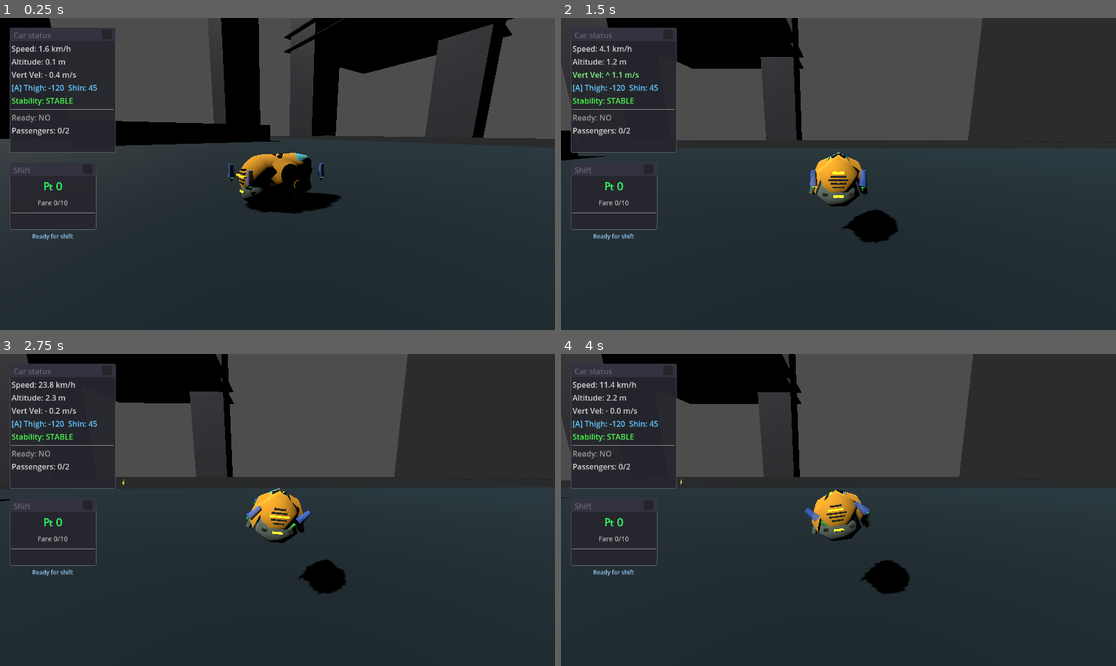
Above: before the commit, frames 1-4 (two rows, left to right).
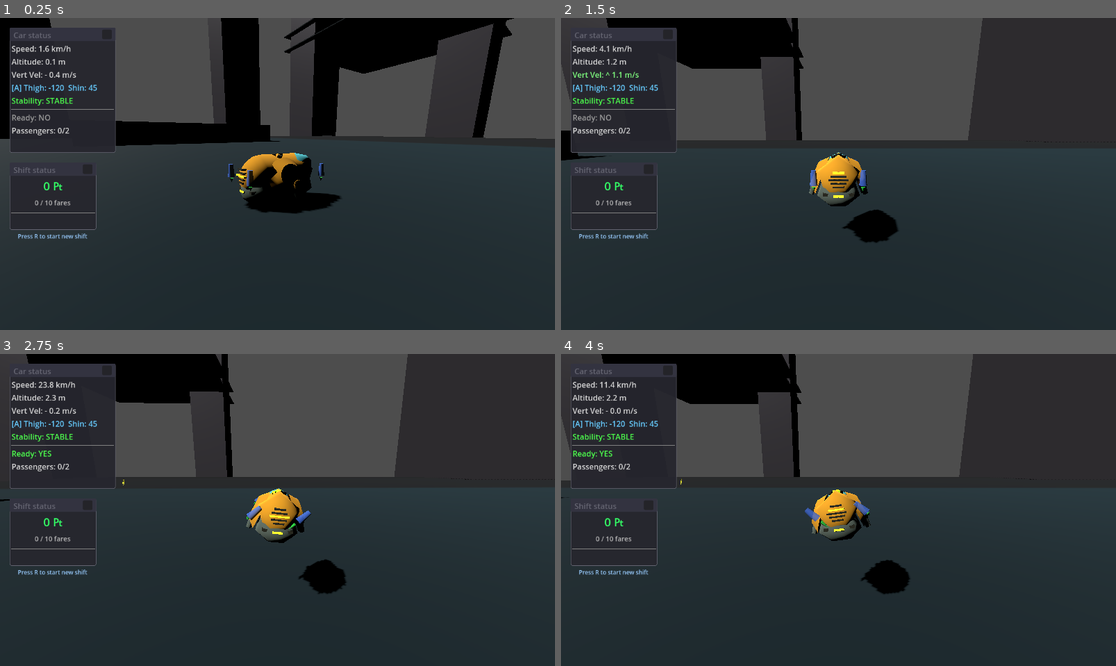
Above: after the commit, the same moments.

Repository: TaxiService/fcar
Game: Godot game, scene res://main.tscn
The game is run twice, just before and just after one commit, with the same random seed, the same clock (stepped at 60 frames per second) and the same inputs. The engine's default icon, where the game draws it, is replaced by a stand-in: a white triangle on a blue panel in a dark square.
Inputs (mouse positions are in pixels of both pictures, inside the frame that each line leads up to):
- Up to frame 1 (0.25 s): no input
- Up to frame 2 (1.5 s): tap R (toggle_ready_for_fares, bound only after the commit) at 0.5, 1.25 s; drag from (622, 89) to (894, 105) at 0.52 s; drag from (616, 195) to (810, 236) at 1.27 s
- Up to frame 3 (2.75 s): tap R (toggle_ready_for_fares, bound only after the commit) at 2 s; move the mouse to (333, 441) at 2.02 s; hold D (strafe_right) from 2.03 s (still down); tap Y (eject_passengers, bound only before the commit) at 2.1 s
- Up to frame 4 (4 s): release D (strafe_right) at 2.75 s; tap R (toggle_ready_for_fares, bound only after the commit) at 2.75, 3.5 s; drag from (810, 572) to (672, 463) at 2.77 s; move the mouse to (1005, 556) at 3.52 s; hold A (strafe_left) from 3.53 s (still down); tap Ctrl (toggle_com_compensation) at 3.6 s; tap Space (jump) at 3.77 s

The runs differ from the first frame. In frame 1, 0.3% of the frame differs, in the area x 3-16%, y 48-72%; in frame 2, 0.3%; in frame 3, 0.4%, in the area x 2-52%, y 30-72%; in frame 4, 0.4%.

Commit message:
rebound T,Y to R,T; tweaked text in scorewindow

Diff:
--- a/project.godot
+++ b/project.godot
@@ -87,12 +87,12 @@
 }
 toggle_ready_for_fares={
 "deadzone": 0.5,
-"events": [Object(InputEventKey,"resource_local_to_scene":fa …(141 unchanged characters)… ":false,"keycode":0,"physical_keycode":84,"key_label":0,"unicode":116,"location":0,"echo":false,"script":null)
+"events": [Object(InputEventKey,"resource_local_to_scene":fa …(141 unchanged characters)… ":false,"keycode":0,"physical_keycode":82,"key_label":0,"unicode":114,"location":0,"echo":false,"script":null)
 ]
 }
 eject_passengers={
 "deadzone": 0.5,
-"events": [Object(InputEventKey,"resource_local_to_scene":fa …(141 unchanged characters)… ":false,"keycode":0,"physical_keycode":89,"key_label":0,"unicode":121,"location":0,"echo":false,"script":null)
+"events": [Object(InputEventKey,"resource_local_to_scene":fa …(141 unchanged characters)… ":false,"keycode":0,"physical_keycode":84,"key_label":0,"unicode":116,"location":0,"echo":false,"script":null)
 ]
 }
 toggle_ui={
--- a/ui/ScoreWindow.gd
+++ b/ui/ScoreWindow.gd
@@ -3,7 +3,7 @@
 
 # Score display window for shift progress
 
-var window_title: String = "Shift"
+var window_title: String = "Shift status"
 
 var shift_manager: Node = null
 var update_timer: float = 0.0
@@ -60,7 +60,7 @@
 
 	# Score display (large)
 	score_label = Label.new()
-	score_label.text = "₧ 0"
+	score_label.text = "0 ₧"
 	score_label.add_theme_font_size_override("font_size", 24)
 	score_label.add_theme_color_override("font_color", Color(0.2, 1.0, 0.4))
 	score_label.horizontal_alignment = HORIZONTAL_ALIGNMENT_CENTER
@@ -118,22 +118,22 @@
 
 func _update_display():
 	if not shift_manager:
-		score_label.text = "₧ ---"
+		score_label.text = "--- ₧"
 		fare_count_label.text = "No shift"
 		return
 
 	# Update score
 	var score = shift_manager.get_score()
-	score_label.text = "₧ %d" % score
+	score_label.text = "%d ₧" % score
 
 	# Update fare count
 	var fare_count = shift_manager.get_fare_count()
 	var fares_per_shift = shift_manager.fares_per_shift
-	fare_count_label.text = "Fare %d/%d" % [fare_count, fares_per_shift]
+	fare_count_label.text = "%d / %d fares" % [fare_count, fares_per_shift]
 
 	# Update status based on shift state
 	if not shift_manager.is_shift_active() and fare_count == 0:
-		status_label.text = "Ready for shift"
+		status_label.text = "Press R to start new shift"
 		status_label.add_theme_color_override("font_color", Color(0.6, 0.8, 1.0))
 
 
@@ -158,7 +158,7 @@
 
 
 func _on_shift_ended(total_score: int):
-	status_label.text = "Shift Complete!\nPress T to start new shift"
+	status_label.text = "Shift Complete!\nPress R to start new shift"
 	status_label.add_theme_color_override("font_color", Color(0.3, 1.0, 0.5))
 
 	# Show final score flash
